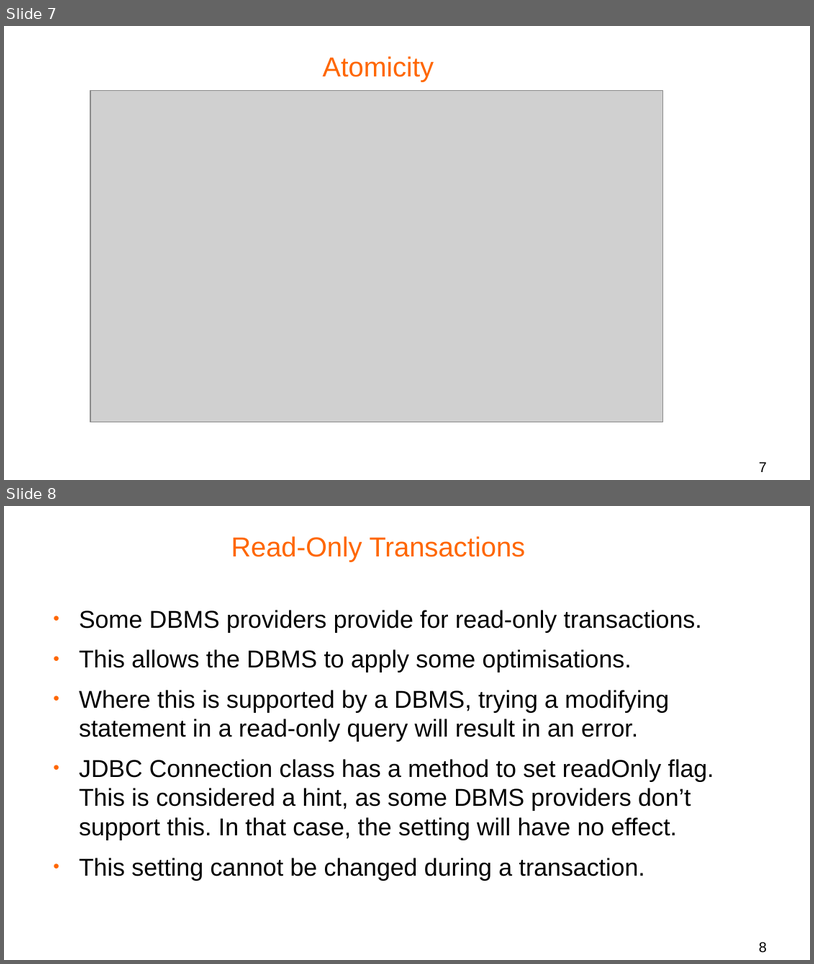
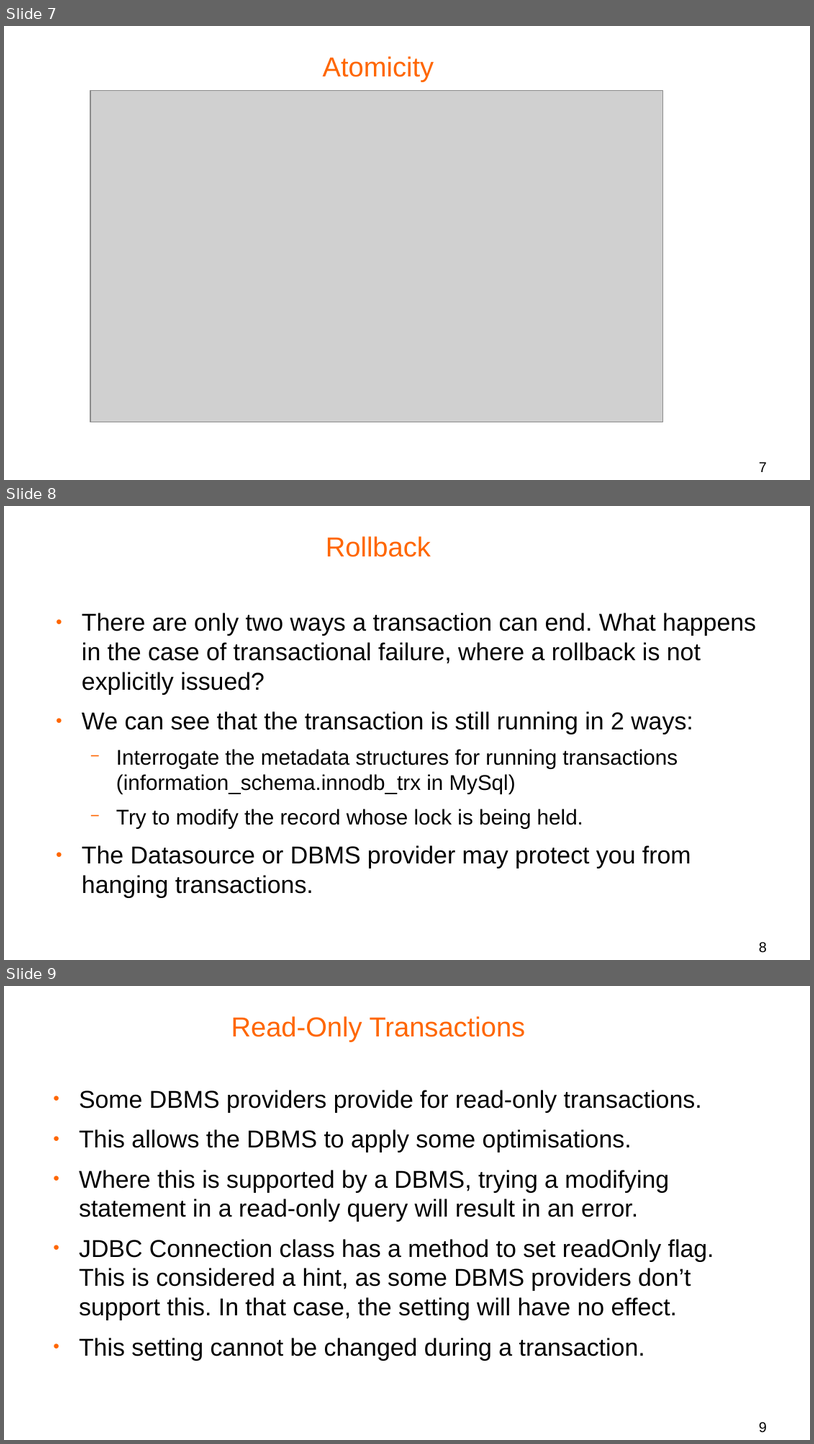
Before and after one commit to Psybergate-Knowledge-Repository/transactions, a slide deck: Transactions part1.odp. Shown one above the other, each under a label of ours: slides 7 and 8 before the commit, slides 7, 8 and 9 after it. The pictures are 814x964 and 814x1444 pixels, drawn with LibreOffice and Linux fonts; fonts in the diff are those of the drawing; grey boxes stand for pictures; background and template pictures are left out. Boxes give left, top, right and bottom in pixels: in the first picture for what was removed or moved away, otherwise in the second. Text is boxed around its words. In the diff, an @@ line names an element or a change of style, - is before the commit and + after.

```diff
--- a/Transactions part1.odp
+++ b/Transactions part1.odp
@@ slide 8 added at [4, 506, 810, 960], background #FFFFFF @@
@@ title added at [326, 536, 431, 557], 27 pt, text #FF6600 @@
+Rollback
@@ text added at [82, 613, 756, 898], 24 pt, text #000000 @@
+● There are only two ways a transaction can end. What happens in the case of transactional failure, where a rollback is not explicitly issued?
+● We can see that the transaction is still running in 2 ways:
+  − Interrogate the metadata structures for running transactions (information_schema.innodb_trx in MySql)
+  − Try to modify the record whose lock is being held.
+● The Datasource or DBMS provider may protect you from hanging transactions.
@@ page number added at [759, 942, 767, 952], 14 pt, text #000000 @@
+8
@@ what was slide 8 is now slide 9 @@
@@ page number at [759, 1422, 767, 1432]: text changed @@
-8
+9
```
Also in this commit, not shown: 4 other files.
